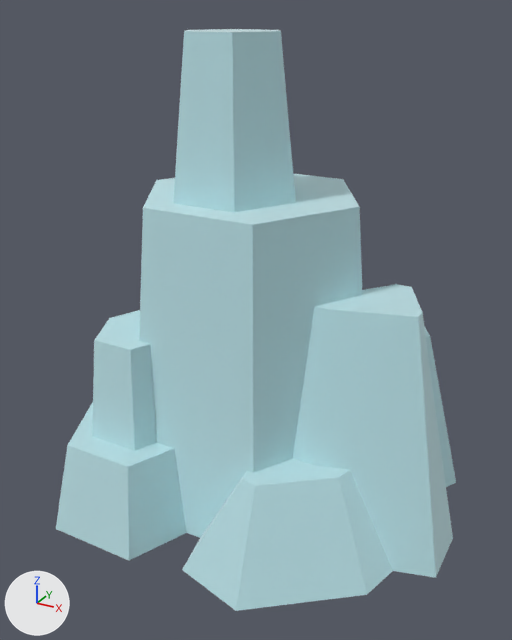
The glTF model public/models/nf2/nature/stone_tallB.glb as it was, and as the next commit left it.
Both versions are drawn from a 50 mm lens placed at (0.57, -1.147, 0.867), pointed at (-0.032, -0.053, 0.32). Lighting does not change. The marker at lower left points along +X, +Y and +Z. The older version comes first. Where no turn or scale is listed for an object, it has been applied to the vertices.

Names of what the first picture shows: 'stone_tallB'.
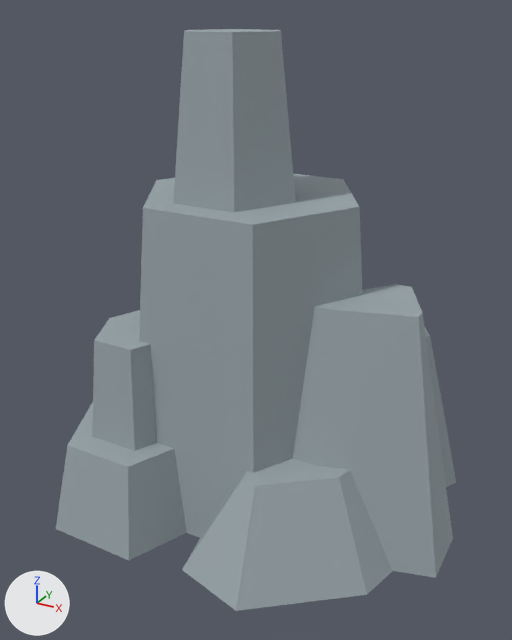
Diff of the bpy script that builds the scene:
```diff
--- a/public/models/nf2/nature/stone_tallB.glb.py
+++ b/public/models/nf2/nature/stone_tallB.glb.py
@@ mat_stone @@
 mat_stone = principled_material('stone')
-mat_stone.base_color = (0.722, 0.886, 0.91)  # pale blue #ddf2f5
-mat_stone.metallic = 1.0
+mat_stone.base_color = (0.323, 0.381, 0.407)  # grey #9aa6ab
 mat_stone.roughness = 1.0
@@ ob_tmpparent @@
-ob_tmpparent = bpy.data.objects.new('tmpParent', None)
-ob_tmpparent.location = (0.0, 0.0, 0.0)
```

Pixel boxes [x1, y1, x2, y2] of what changed, in the pictures (512 x 640 px):
'stone_tallB', recoloured, surface changed (pale blue to grey)
    both: [56, 29, 456, 611]
